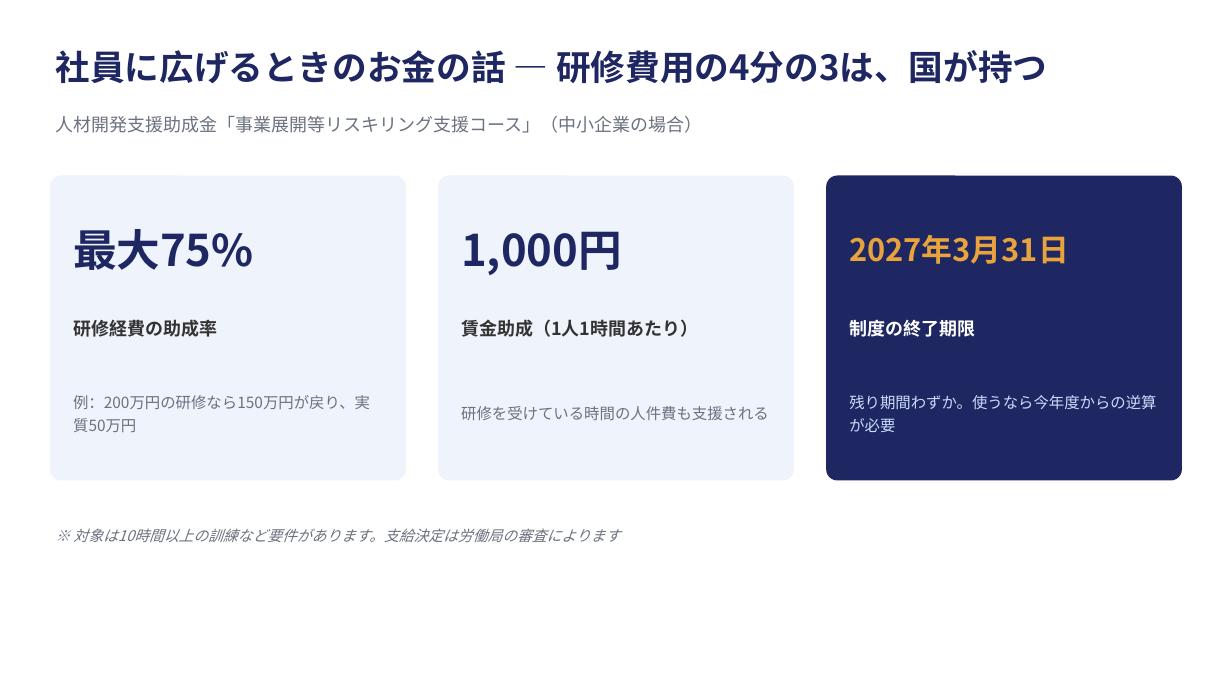
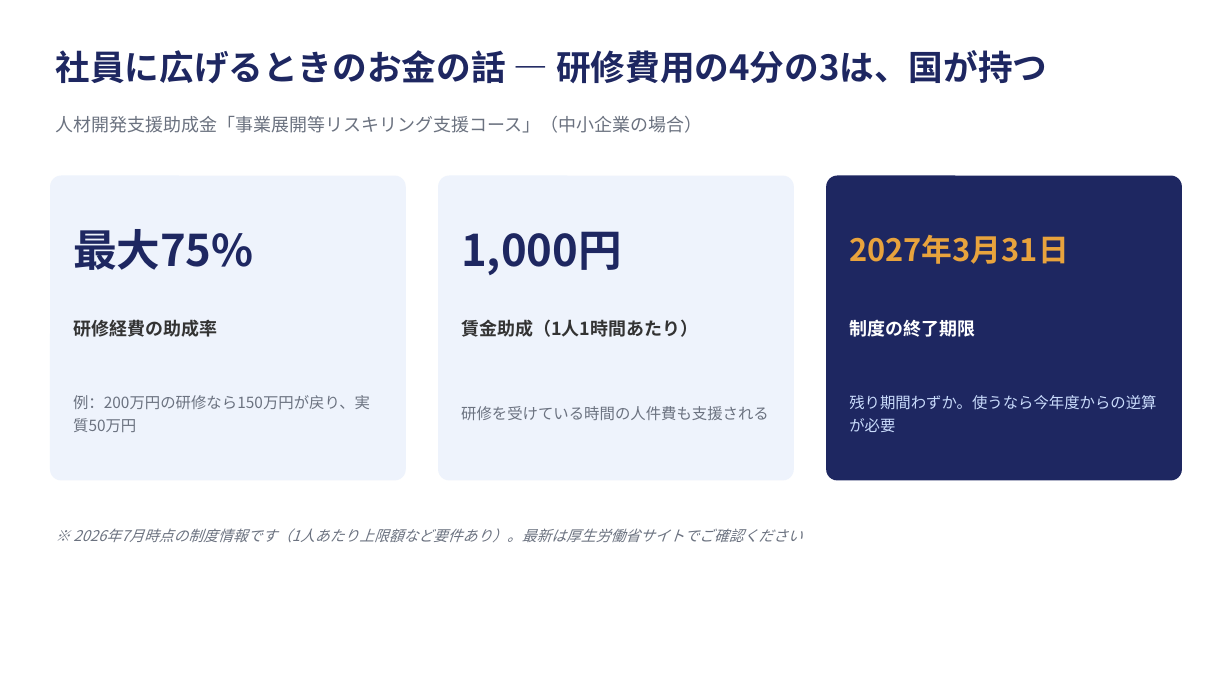
Before and after one commit to mochamofu/ai-lecture, a slide deck: slide 25 of docs/seminar/seminar-video-content.pptx. Drawn at 1232x693 pixels with LibreOffice and Linux fonts; fonts in the diff are those of the drawing. Boxes give left, top, right and bottom in pixels: in the first picture for what was removed or moved away, otherwise in the second. Text is boxed around its words. In the diff, an @@ line names an element or a change of style, - is before the commit and + after.

```diff
--- a/docs/seminar/seminar-video-content.pptx
+++ b/docs/seminar/seminar-video-content.pptx
@@ text at (x1=73, y1=528, x2=802, y2=542): text changed @@
-※ 対象は10時間以上の訓練など要件があります。支給決定は労働局の審査によります
+※ 2026年7月時点の制度情報です（1人あたり上限額など要件あり）。最新は厚生労働省サイトでご確認ください
```
Also in this commit, not shown: 4 other slides changed, 7 other files.
